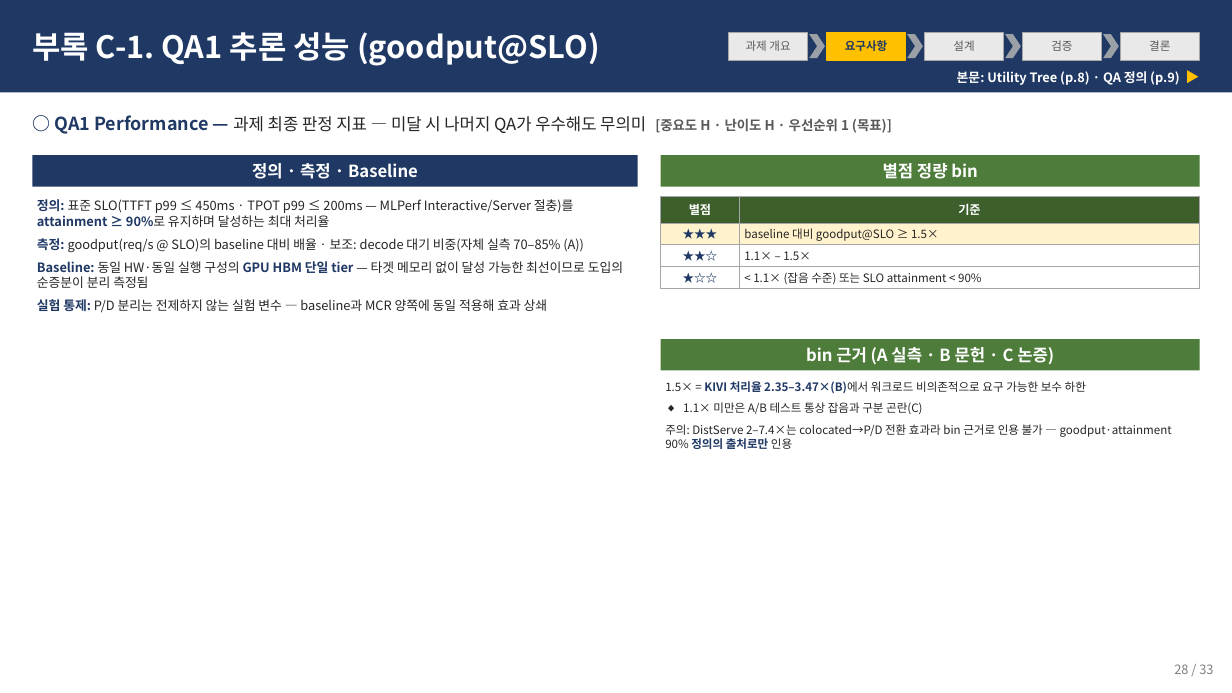
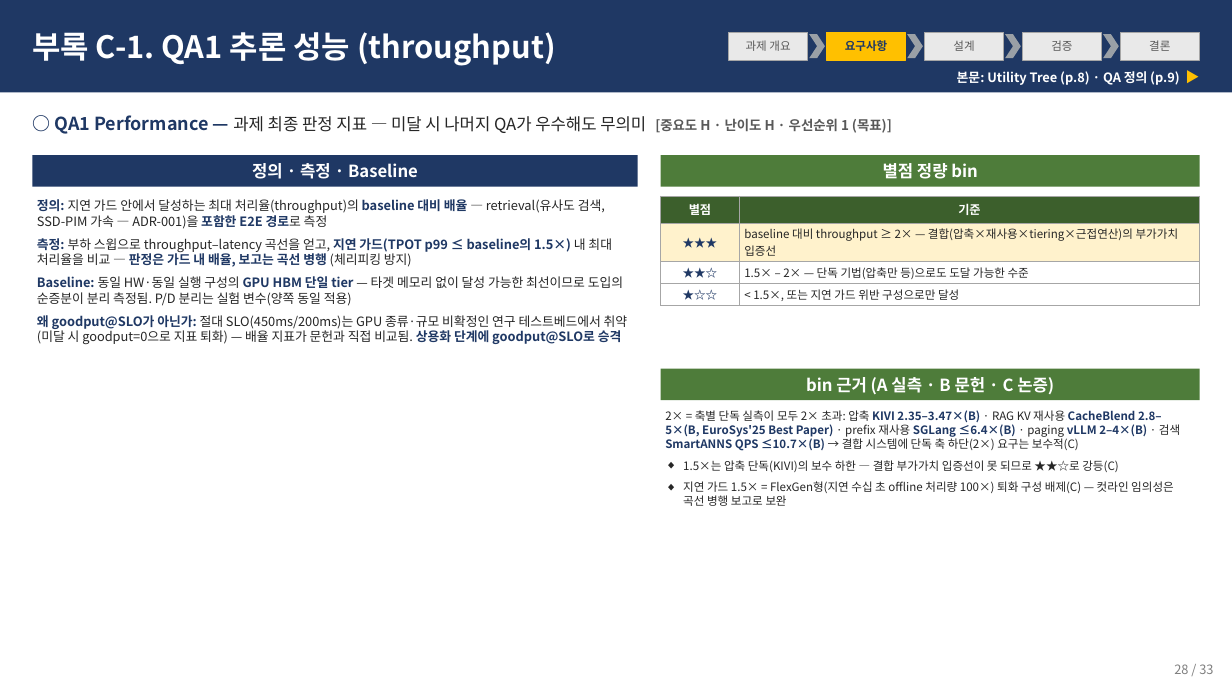
Before and after one commit to mkim0628/architect, a slide deck: slide 8 of docs/mcr_req_deck.pptx. Drawn at 1232x693 pixels with LibreOffice and Linux fonts; fonts in the diff are those of the drawing. Boxes give left, top, right and bottom in pixels: in the first picture for what was removed or moved away, otherwise in the second. Text is boxed around its words. In the diff, an @@ line names an element or a change of style, - is before the commit and + after.

```diff
--- a/docs/mcr_req_deck.pptx
+++ b/docs/mcr_req_deck.pptx
@@ text at (32,32,555,66): text changed @@
-부록 C-1. QA1 추론 성능 (goodput@SLO)
+부록 C-1. QA1 추론 성능 (throughput)
@@ text at (37,199,628,344): text changed @@
-◆ 정의: 표준 SLO(TTFT p99 ≤ 450ms · TPOT p99 ≤ 200ms — MLPerf Interactive/Server 절충)를 attainment ≥ 90%로 유지하며 달성하는 최대 처리율
-◆ 측정: goodput(req/s @ SLO)의 baseline 대비 배율 · 보조: decode 대기 비중(자체 실측 70–85% (A))
-◆ Baseline: 동일 HW·동일 실행 구성의 GPU HBM 단일 tier — 타겟 메모리 없이 달성 가능한 최선이므로 도입의 순증분이 분리 측정됨
-◆ 실험 통제: P/D 분리는 전제하지 않는 실험 변수 — baseline과 MCR 양쪽에 동일 적용해 효과 상쇄
+◆ 정의: 지연 가드 안에서 달성하는 최대 처리율(throughput)의 baseline 대비 배율 — retrieval(유사도 검색, SSD-PIM 가속 — ADR-001)을 포함한 E2E 경로로 측정
+◆ 측정: 부하 스윕으로 throughput–latency 곡선을 얻고, 지연 가드(TPOT p99 ≤ baseline의 1.5×) 내 최대 처리율을 비교 — 판정은 가드 내 배율, 보고는 곡선 병행 (체리피킹 방지)
+◆ Baseline: 동일 HW·동일 실행 구성의 GPU HBM 단일 tier — 타겟 메모리 없이 달성 가능한 최선이므로 도입의 순증분이 분리 측정됨. P/D 분리는 실험 변수(양쪽 동일 적용)
+◆ 왜 goodput@SLO가 아닌가: 절대 SLO(450ms/200ms)는 GPU 종류·규모 비확정인 연구 테스트베드에서 취약(미달 시 goodput=0으로 지표 퇴화) — 배율 지표가 문헌과 직접 비교됨. 상용화 단계에 goodput@SLO로 승격
@@ table at (661,196,1200,305) @@
-row 2, column 2: baseline 대비 goodput@SLO ≥ 1.5×
+row 2, column 2: baseline 대비 throughput ≥ 2× — 결합(압축×재사용×tiering×근접연산)의 부가가치 입증선
-row 3, column 2: 1.1× – 1.5×
+row 3, column 2: 1.5× – 2× — 단독 기법(압축만 등)으로도 도달 가능한 수준
-row 4, column 2: < 1.1× (잡음 수준) 또는 SLO attainment < 90%
+row 4, column 2: < 1.5×, 또는 지연 가드 위반 구성으로만 달성
@@ rectangle: place and size @@
-rectangle at (661,339,1200,371)
+rectangle at (661,369,1200,400)
@@ text "bin 근거 (A 실측 · ...": place and size @@
-text "bin 근거 (A 실측 · ..." at (806,347,1054,364)
+text "bin 근거 (A 실측 · ..." at (806,377,1054,394)
@@ text at (665,410,1180,506): text changed @@
-◆ 1.5× = KIVI 처리율 2.35–3.47×(B)에서 워크로드 비의존적으로 요구 가능한 보수 하한
-◆ 1.1× 미만은 A/B 테스트 통상 잡음과 구분 곤란(C)
-◆ 주의: DistServe 2–7.4×는 colocated→P/D 전환 효과라 bin 근거로 인용 불가 — goodput·attainment 90% 정의의 출처로만 인용
+◆ 2× = 축별 단독 실측이 모두 2× 초과: 압축 KIVI 2.35–3.47×(B) · RAG KV 재사용 CacheBlend 2.8–5×(B, EuroSys'25 Best Paper) · prefix 재사용 SGLang ≤6.4×(B) · paging vLLM 2–4×(B) · 검색 SmartANNS QPS ≤10.7×(B) → 결합 시스템에 단독 축 하단(2×) 요구는 보수적(C)
+◆ 1.5×는 압축 단독(KIVI)의 보수 하한 — 결합 부가가치 입증선이 못 되므로 ★★☆로 강등(C)
+◆ 지연 가드 1.5× = FlexGen형(지연 수십 초 offline 처리량 100×) 퇴화 구성 배제(C) — 컷라인 임의성은 곡선 병행 보고로 보완
```
Also in this commit, not shown: 4 other slides changed, 4 other files.
